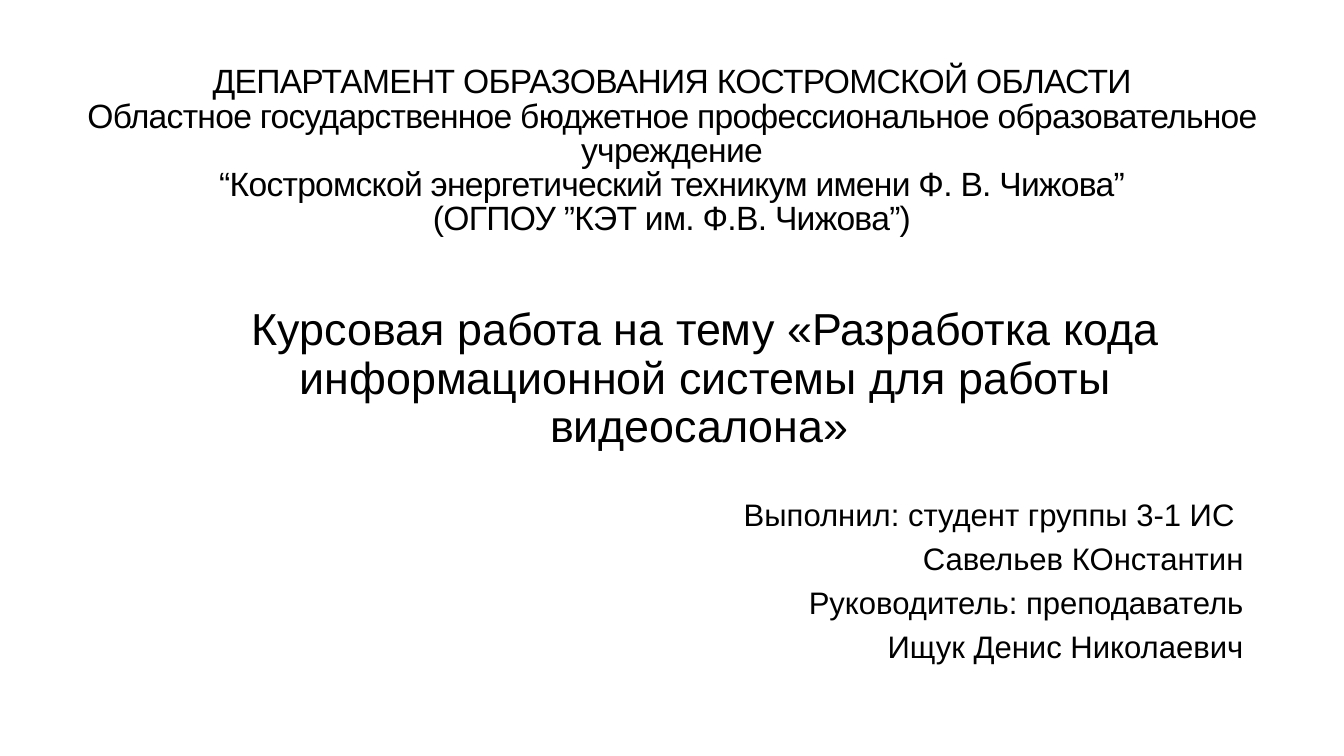
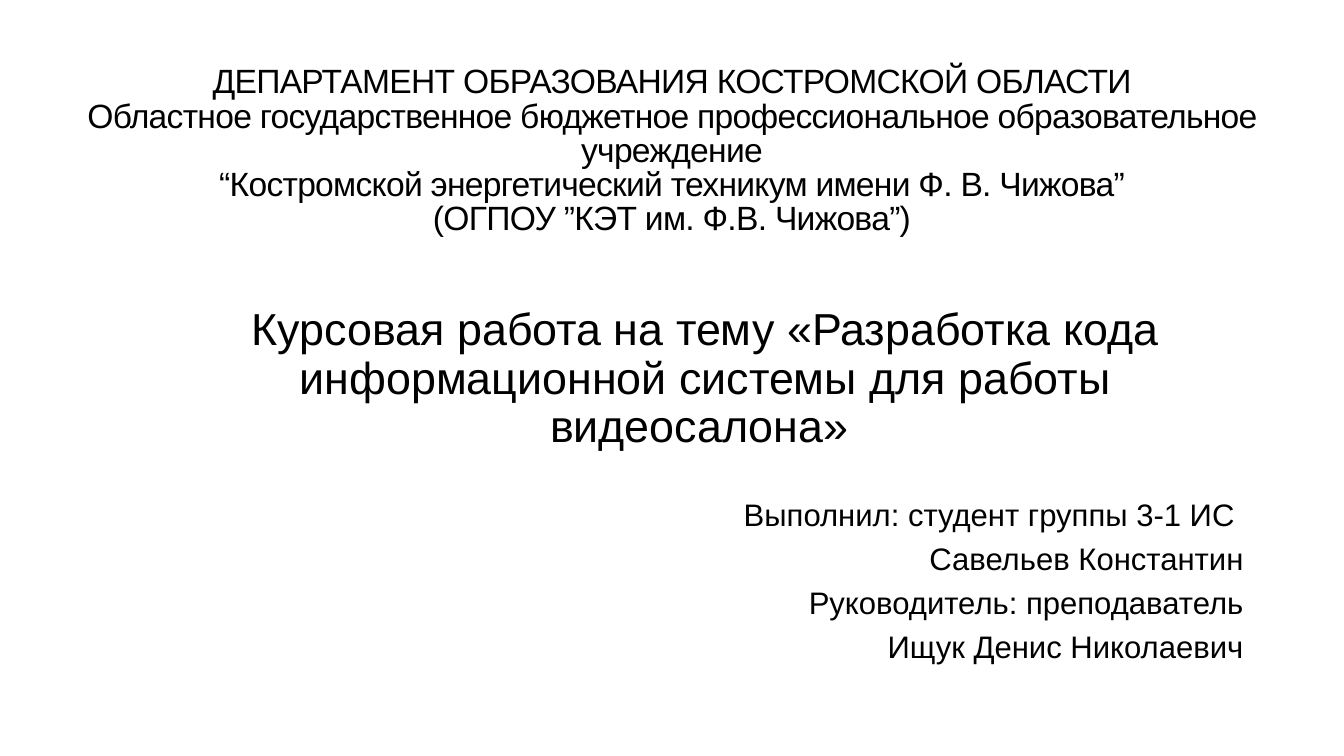
Before and after one commit to H3LLG0/Cursovoi, a slide deck: slide 1 of DOCS/презентация к карсовому проекту.pptx. Drawn at 1344x756 pixels with LibreOffice and Linux fonts; fonts in the diff are those of the drawing. Boxes give left, top, right and bottom in pixels: in the first picture for what was removed or moved away, otherwise in the second. Text is boxed around its words. In the diff, an @@ line names an element or a change of style, - is before the commit and + after.

```diff
--- a/DOCS/презентация к карсовому проекту.pptx
+++ b/DOCS/презентация к карсовому проекту.pptx
@@ subtitle at [929, 548, 1243, 571]: text changed @@
-Савельев КОнстантин
+Савельев Константин
```
Also in this commit, not shown: 1 other slide changed.
